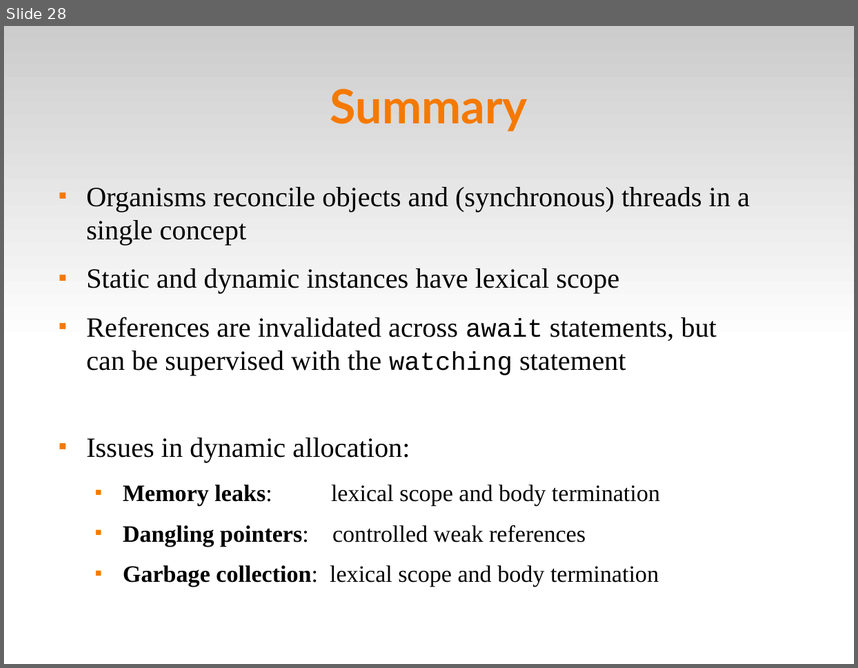
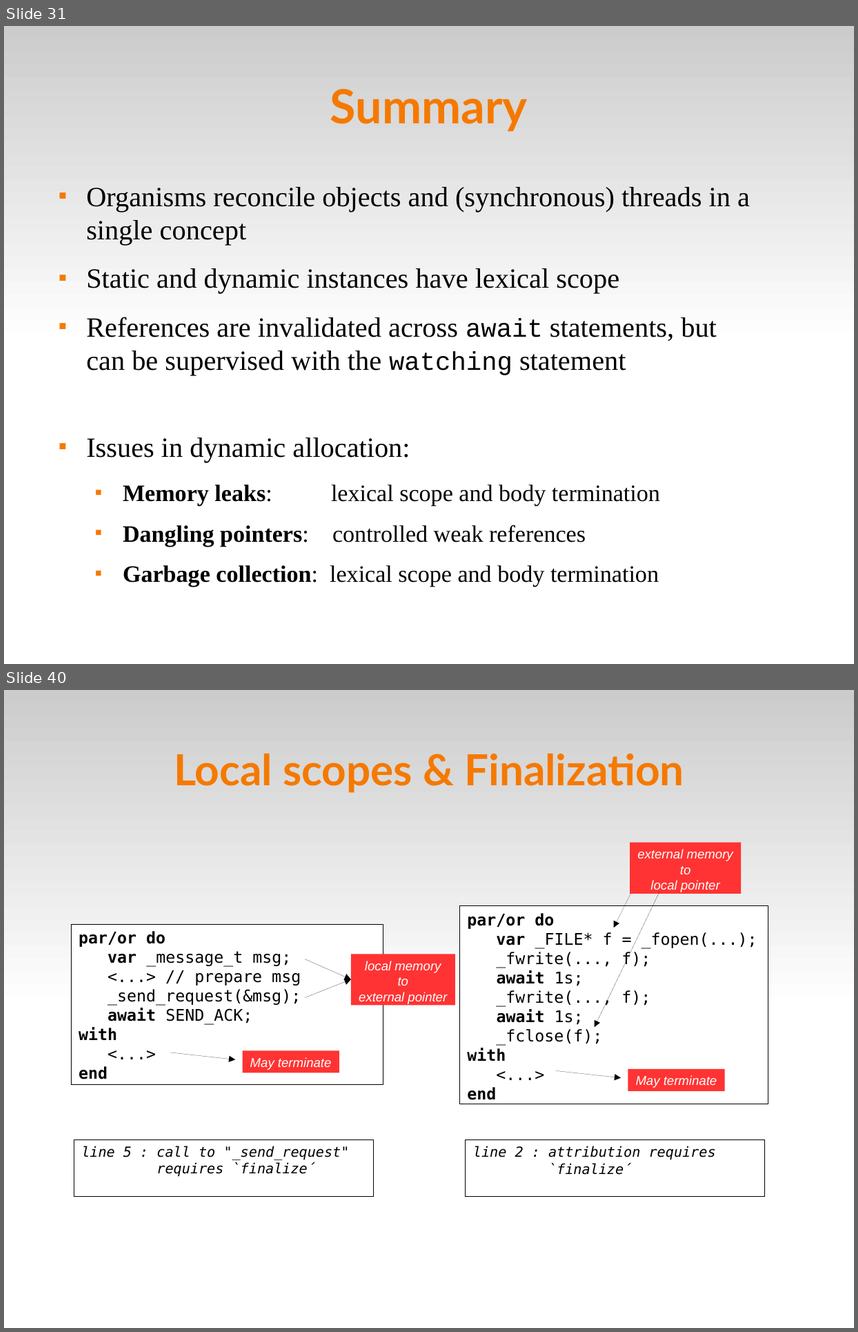
Before and after one commit to fsantanna-no/ceu-docs, a slide deck: ceu_stl.odp. Shown one above the other, each under a label of ours: slide 28 before the commit, slides 31 and 40 after it; the slides between them are not shown. The pictures are 858x668 and 858x1332 pixels, drawn with LibreOffice and Linux fonts; fonts in the diff are those of the drawing. Boxes give left, top, right and bottom in pixels: in the first picture for what was removed or moved away, otherwise in the second. Text is boxed around its words. In the diff, an @@ line names an element or a change of style, - is before the commit and + after.

```diff
--- a/ceu_stl.odp
+++ b/ceu_stl.odp
@@ slide 40 added at [4,690,854,1328], background #FFFFFF; not listed: 1 template element that a slide beside it also shows @@
@@ title added at [174,753,684,793], 40 pt, text #F57900, bold @@
+Local scopes & Finalization
@@ rectangle added at [631,842,742,893], fill #FF3333, 12 pt, text #FFFFFF, italic @@
+external memory
+to
+local pointer
@@ arrow added from (660, 892) to (595, 1027), #000000 0 pt @@
@@ arrow added from (633, 889) to (614, 927), #000000 0 pt @@
@@ rectangle added at [460,906,769,1103], fill #FFFFFF, outline #000000 0 pt, 15 pt, text #000000 @@
+par/or do
+var _FILE* f = _fopen(...);
+_fwrite(..., f);
+await 1s;
+_fwrite(..., f);
+await 1s;
+_fclose(f);
+with
+<...>
+end
@@ rectangle added at [71,925,383,1085], fill #FFFFFF, outline #000000 0 pt, 15 pt, text #000000 @@
+par/or do
+var _message_t msg;
+<...> // prepare msg
+_send_request(&msg);
+await SEND_ACK;
+with
+<...>
+end
@@ rectangle added at [351,954,455,1005], fill #FF3333, 12 pt, text #FFFFFF, italic @@
+local memory
+to
+external pointer
@@ arrow added from (305, 959) to (351, 979), #000000 0 pt @@
@@ arrow added from (305, 998) to (351, 979), #000000 0 pt @@
@@ arrow added from (170, 1052) to (235, 1060), #000000 0 pt @@
@@ rectangle added at [242,1050,339,1073], fill #FF3333, 12 pt, text #FFFFFF, italic @@
+May terminate
@@ arrow added from (556, 1070) to (621, 1078), #000000 0 pt @@
@@ rectangle added at [628,1069,725,1091], fill #FF3333, 12 pt, text #FFFFFF, italic @@
+May terminate
@@ rectangle added at [74,1139,374,1196], fill #FFFFFF, outline #000000 0 pt, 13 pt, text #000000, italic @@
+line 5 : call to "_send_request" requires `finalize´
@@ rectangle added at [466,1140,765,1197], fill #FFFFFF, outline #000000 0 pt, 13 pt, text #000000, italic @@
+line 2 : attribution requires `finalize´
@@ what was slide 28 is now slide 31 @@
```
Also in this commit, not shown: 5 slides changed, 15 other slides added, 3 slides removed, 6 other files.
